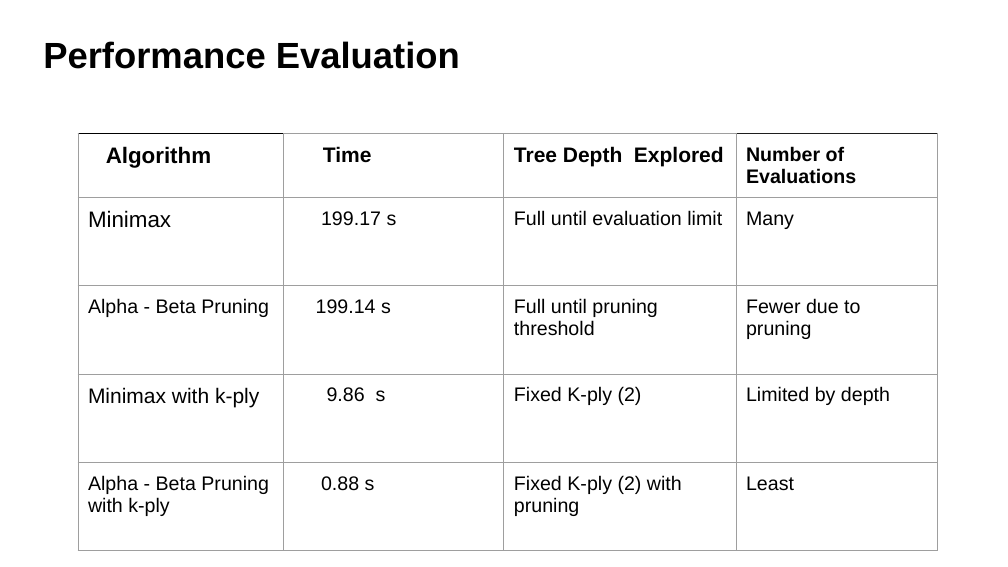
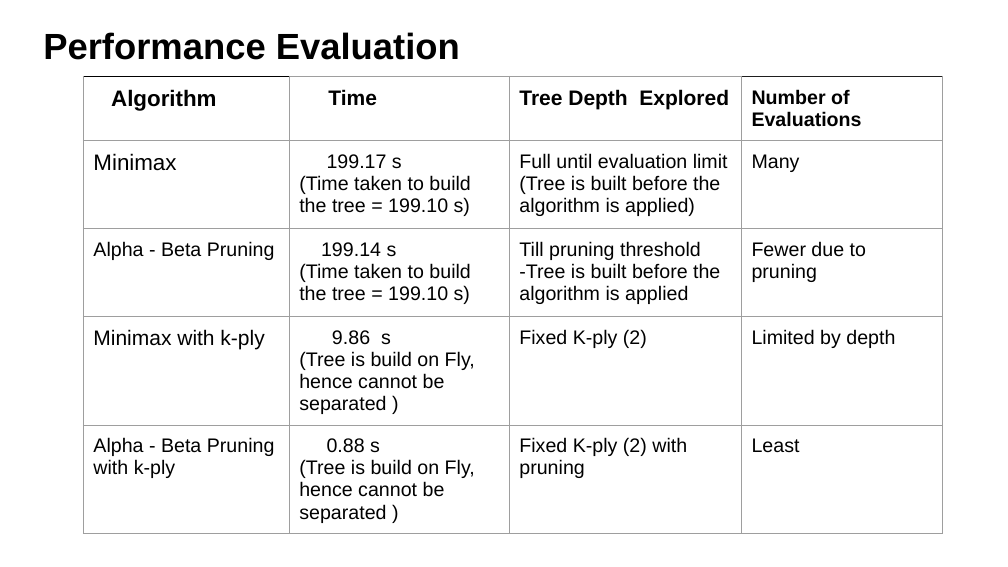
Before and after one commit to StompingJalapeno/CS514_Assignment_3, a slide deck: slide 4 of Assignment_3_CS514.pptx. Drawn at 1008x567 pixels with LibreOffice and Linux fonts; fonts in the diff are those of the drawing. Boxes give left, top, right and bottom in pixels: in the first picture for what was removed or moved away, otherwise in the second. Text is boxed around its words. In the diff, an @@ line names an element or a change of style, - is before the commit and + after.

```diff
--- a/Assignment_3_CS514.pptx
+++ b/Assignment_3_CS514.pptx
@@ text "Performance Evaluation": place and size @@
-text "Performance Evaluation" at [43,41,460,69]
+text "Performance Evaluation" at [43,32,460,60]
@@ table at [84,77,942,527] @@
-row 2, column 2: 199.17 s
+row 2, column 2: 199.17 s / (Time taken to build the tree = 199.10 s)
-row 2, column 3: Full until evaluation limit
+row 2, column 3: Full until evaluation limit / (Tree is built before the algorithm is applied)
-row 3, column 2: 199.14 s
+row 3, column 2: 199.14 s / (Time taken to build the tree = 199.10 s)
-row 3, column 3: Full until pruning threshold
+row 3, column 3: Till pruning threshold -Tree is built before the algorithm is applied
-row 4, column 2: 9.86 s
+row 4, column 2: 9.86 s / (Tree is build on Fly, hence cannot be separated )
-row 5, column 2: 0.88 s
+row 5, column 2: 0.88 s / (Tree is build on Fly, hence cannot be separated )
@@ table: place and size @@
-table at [78,133,936,520]
+table at [84,77,942,527]
```
Also in this commit, not shown: 2 other slides changed, 5 other files.
